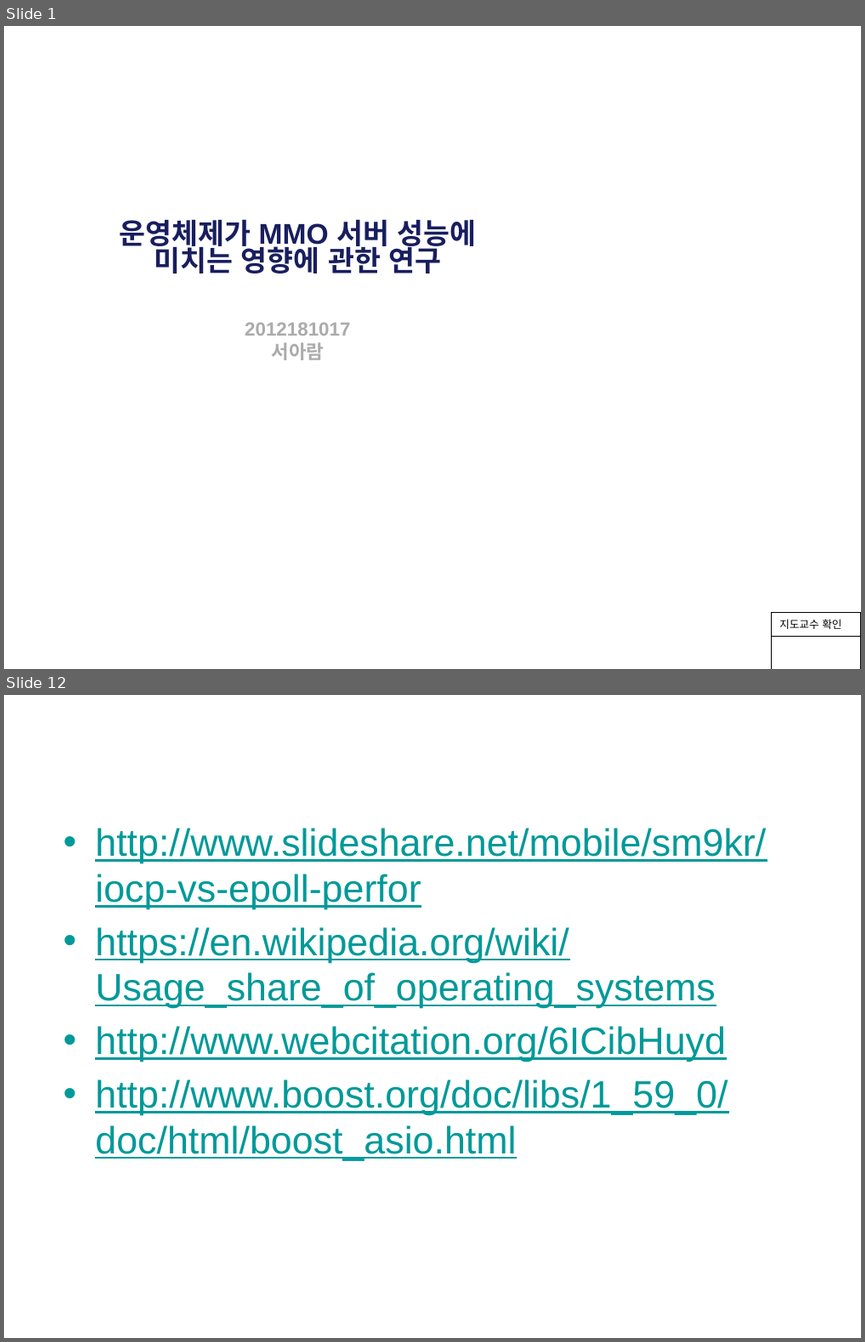
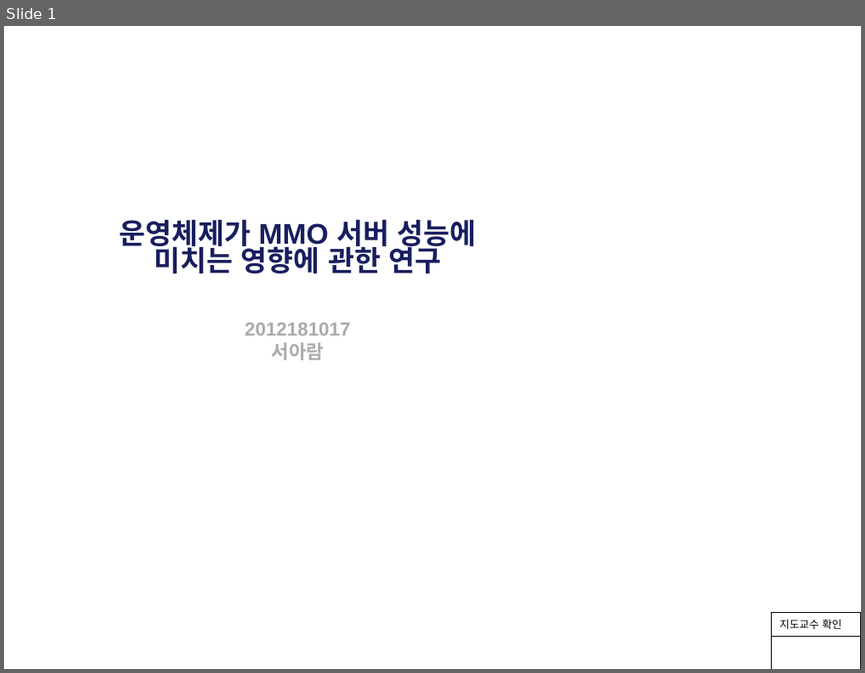
Before and after one commit to SeoAram/ServerOS, a slide deck: docs/운영체제가 MMO서버 성능에 미치는 영향에 관한연구_서아람.pptx. Shown one above the other, each under a label of ours: slides 1 and 12 before the commit, slide 1 after it; the slides between them are not shown. The pictures are 865x1342 and 865x673 pixels, drawn with LibreOffice and Linux fonts; fonts in the diff are those of the drawing; background and template pictures are left out. Boxes give left, top, right and bottom in pixels: in the first picture for what was removed or moved away, otherwise in the second. Text is boxed around its words. In the diff, an @@ line names an element or a change of style, - is before the commit and + after.

```diff
--- a/docs/운영체제가 MMO서버 성능에 미치는 영향에 관한연구_서아람.pptx
+++ b/docs/운영체제가 MMO서버 성능에 미치는 영향에 관한연구_서아람.pptx
@@ slide 12 removed at [4,695,861,1338], background #FFFFFF @@
@@ title removed at [39,713,635,767] @@
-참고자료
@@ text removed at [95,828,766,1161] @@
-• http://www.slideshare.net/mobile/sm9kr/iocp-vs-epoll-perfor
-• https://en.wikipedia.org/wiki/Usage_share_of_operating_systems
-• http://www.webcitation.org/6ICibHuyd
-• http://www.boost.org/doc/libs/1_59_0/doc/html/boost_asio.html
```
Also in this commit, not shown: 8 slides changed, 5 slides added, 3 other slides removed, 3 other files.
